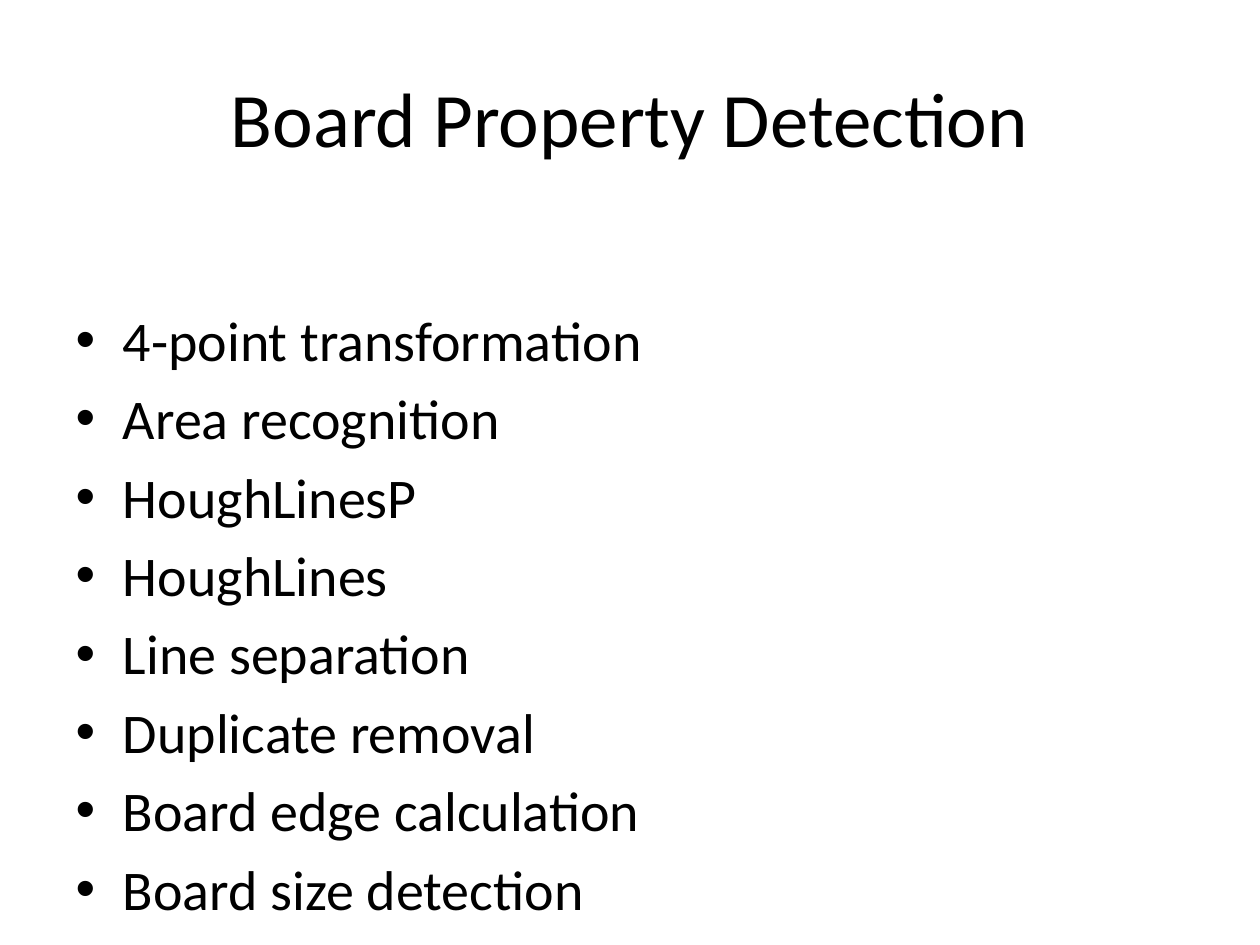
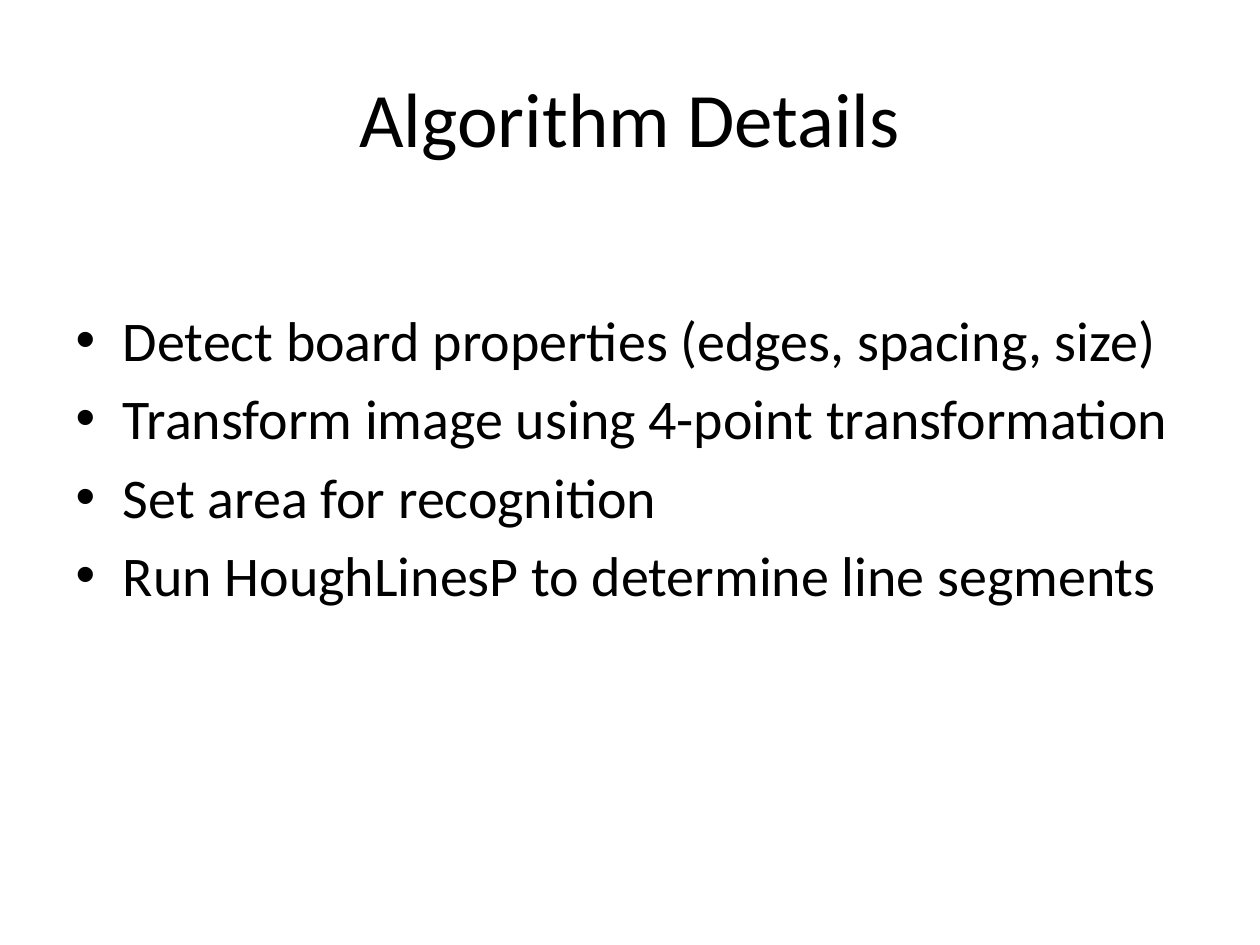
Before and after one commit to skolchin/llm_test, a slide deck: slide 3 of out/go-board-image-recognition.ppt (slide 4 before the commit). Drawn at 1260x945 pixels with LibreOffice and Linux fonts; fonts in the diff are those of the drawing. Boxes give left, top, right and bottom in pixels: in the first picture for what was removed or moved away, otherwise in the second. Text is boxed around its words. In the diff, an @@ line names an element or a change of style, - is before the commit and + after.

```diff
--- a/out/go-board-image-recognition.ppt
+++ b/out/go-board-image-recognition.ppt
@@ title at (359,93,899,161): text changed @@
-Board Property Detection
+Algorithm Details
@@ text at (123,320,1167,606): text changed @@
-• 4-point transformation
-• Area recognition
-• HoughLinesP
-• HoughLines
-• Line separation
-• Duplicate removal
-• Board edge calculation
-• Board size detection
+• Detect board properties (edges, spacing, size)
+• Transform image using 4-point transformation
+• Set area for recognition
+• Run HoughLinesP to determine line segments
```
Also in this commit, not shown: 6 other slides changed, 1 slide added, 2 slides removed, 7 other files.
